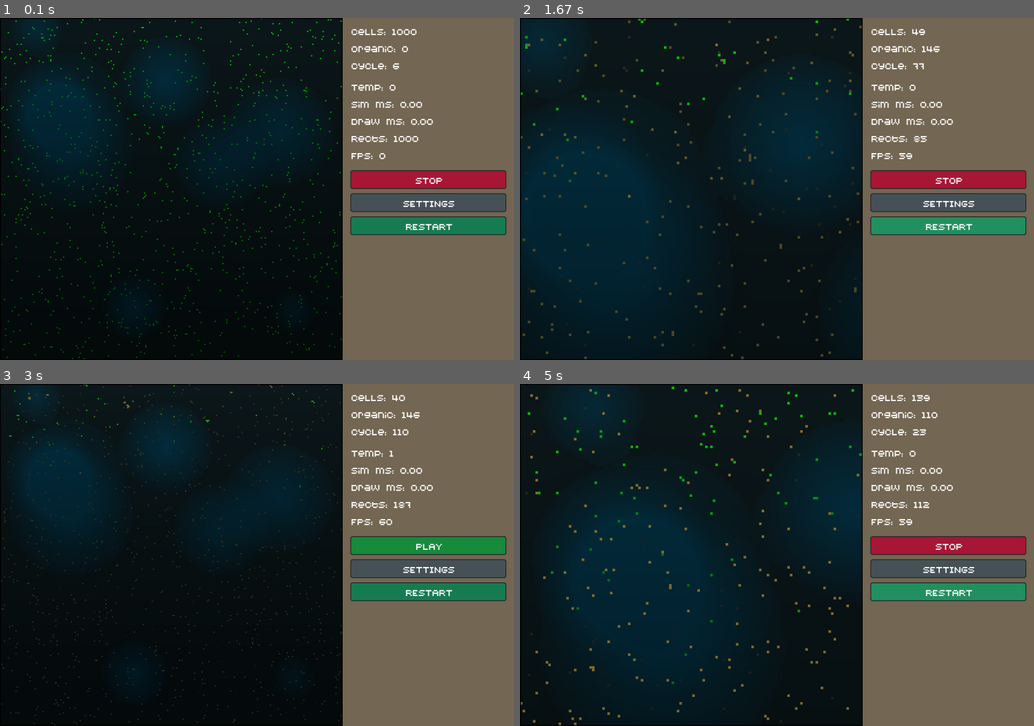
Above: before the commit, frames 1-4 (two rows, left to right).
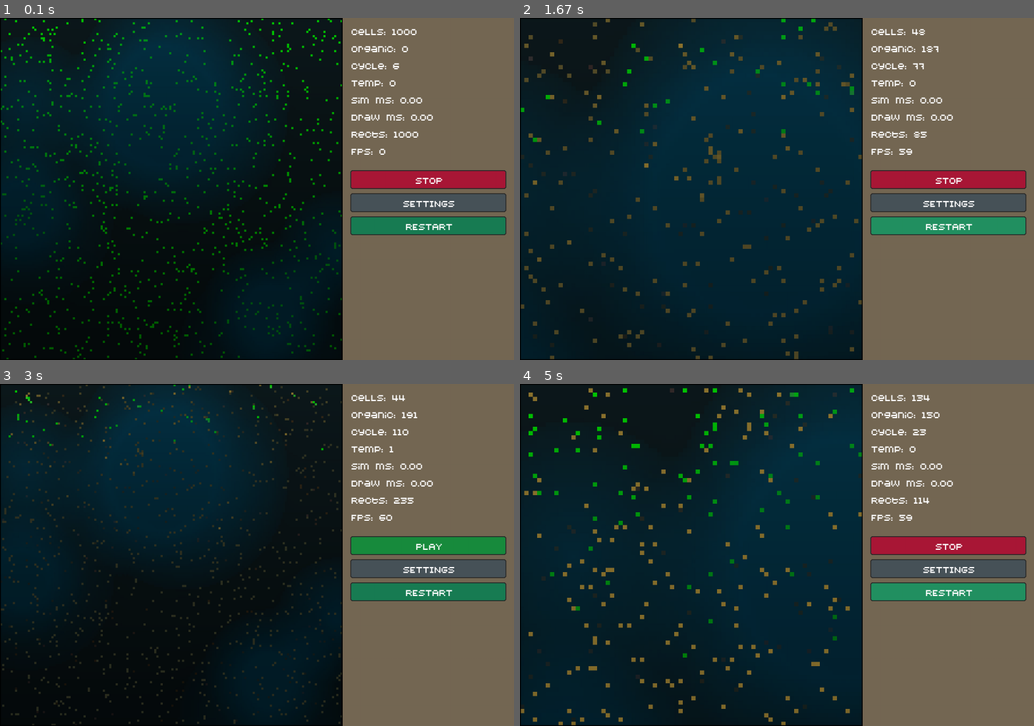
Above: after the commit, the same moments.

Repository: PilotOfAsuka/CellLabPython
Game: pygame game, started from main.py
Same seed, same stepped clock (60 frames per second), same inputs: the game is played once before the commit and once after it.
Inputs:
- Up to frame 1 (0.1 s): no input
- Up to frame 2 (1.67 s): click "RESTART" at 0.38 s; tap Enter at 0.67 s; tap + at 1 s; hold Right from 1.33 s (still down)
- Up to frame 3 (3 s): release Right at 1.8 s; tap - at 1.83 s; click "STOP" at 2.22 s; hold Up 2.5-2.8 s; hold Right from 2.83 s (still down)
- Up to frame 4 (5 s): release Right at 3.3 s; hold Left 3.33-3.87 s; hold Down 3.9-4.2 s; click "PLAY" at 4.28 s; click "RESTART" at 4.62 s; tap = at 4.9 s

The runs differ from the first frame. In frame 1, 9.6% of the frame differs, in the area x 0-85%, y 0-100%; in frame 2, 18%; in frame 3, 8.1%; in frame 4, 14%.

Commit message:
optimise sim

Diff:
--- a/genome.py
+++ b/genome.py
@@ -29,6 +29,8 @@
         self.count_of_cycle = 0
         self.count_of_life = 0
         self.genome_number = genome_number
+        self._render_cache_key = None
+        self._render_mapped_color = None
 
     def move(self):
         """
@@ -71,6 +73,8 @@
         self.count_of_life = 0
         self.max_energy = 1100
         self.genome_len = len(self.genome)
+        self._render_cache_key = None
+        self._render_mapped_color = None
 
     # Функция команды "Сколько у меня еды?"
     def how_many_food(self):
@@ -165,18 +169,18 @@
 
     def apply_environment_effects(self):
         x, y = self.position
-        neighbors = self.count_neighbors()
         signal_index = y * v.GRID_SIZE_W + x
-        signal = environment.signal_map[signal_index] if environment.signal_map else 0
+        neighbors = v.neighbor_grid[signal_index]
+        signal = environment.signal_map[signal_index]
 
         if neighbors > 4:
             self.food -= (neighbors - 4) * 4
         if signal > 45:
             self.ptr = self_get_next_index(self, step=1 + signal % 5)
 
-        if environment.signal_map:
-            new_signal = signal + 18
-            environment.signal_map[signal_index] = 100 if new_signal > 100 else new_signal
+        new_signal = signal + 18
+        environment.signal_map[signal_index] = 100 if new_signal > 100 else new_signal
+        if signal == 0:
             environment.active_signal_indexes.add(signal_index)
 
 
@@ -193,7 +197,18 @@
         if self.food <= 0:
             self.check_death()
             return
-        self.apply_environment_effects()
+        x, y = self.position
+        signal_index = y * v.GRID_SIZE_W + x
+        neighbors = v.neighbor_grid[signal_index]
+        signal = environment.signal_map[signal_index]
+        if neighbors > 4:
+            self.food -= (neighbors - 4) * 4
+        if signal > 45:
+            self.ptr = self_get_next_index(self, step=1 + signal % 5)
+        new_signal = signal + 18
+        environment.signal_map[signal_index] = 100 if new_signal > 100 else new_signal
+        if signal == 0:
+            environment.active_signal_indexes.add(signal_index)
         if self.food <= 0:
             self.check_death()
             return
@@ -206,7 +221,18 @@
                 self.check_death()
                 return
             command = self.genome[self.ptr]  # УТК
-            self.execute_command(command)  # Выполнение команды генома (УТК)
+            if command < 15:
+                self.move()
+            elif command < 25:
+                self.how_many_food()
+            elif command < 40:
+                self.is_this_temp()
+            elif command < 50:
+                self.command_view()
+            elif command < 55:
+                self.how_much_distance_to_sun()
+            else:
+                self.move_ptr_to()
 
     def execute_command(self, command):
         # Хищник тратит энергию на активное движение и может съедать клетки.
@@ -326,7 +352,18 @@
         if self.food <= 0:
             self.check_death()
             return
-        self.apply_environment_effects()
+        x, y = self.position
+        signal_index = y * v.GRID_SIZE_W + x
+        neighbors = v.neighbor_grid[signal_index]
+        signal = environment.signal_map[signal_index]
+        if neighbors > 4:
+            self.food -= (neighbors - 4) * 4
+        if signal > 45:
+            self.ptr = self_get_next_index(self, step=1 + signal % 5)
+        new_signal = signal + 18
+        environment.signal_map[signal_index] = 100 if new_signal > 100 else new_signal
+        if signal == 0:
+            environment.active_signal_indexes.add(signal_index)
         if self.food <= 0:
             self.check_death()
             return
@@ -339,7 +376,18 @@
                 self.check_death()
                 return
             command = self.genome[self.ptr]  # УТК
-            self.execute_command(command)  # Выполнение команды генома (УТК)
+            if command < 15:
+                self.photosynthesis()
+            elif command < 24:
+                self.how_many_food()
+            elif command < 40:
+                self.is_this_temp()
+            elif command < 50:
+                self.command_view()
+            elif command < 55:
+                self.how_much_distance_to_sun()
+            else:
+                self.move_ptr_to()
 
     def execute_command(self, command):
         # Обычная клетка в основном фотосинтезирует и реагирует на условия мира.
@@ -366,7 +414,7 @@
         base_food = v.photosynthesis_by_y[y]
         humidity = get_cached_humidity(x, y)
         light = get_cached_light_by_humidity(y, humidity)
-        neighbors = self.count_neighbors()
+        neighbors = v.neighbor_grid[y * v.GRID_SIZE_W + x]
         pressure_penalty = max(0, neighbors - 3) * 8
         self.food += int(base_food * (0.35 + light / 90) + humidity / 4 - pressure_penalty)
         # Ограничиваем максимальное количество энергии
--- a/misc/vars.py
+++ b/misc/vars.py
@@ -5,7 +5,7 @@
 FPS = 60
 
 # Мир состоит из клеточек. CELL_SIZE читается при старте и задает размер сетки.
-CELL_SIZE = 3  # Размер клетки изменяя этот параметр меняется масштаб
+CELL_SIZE = 5  # Размер клетки изменяя этот параметр меняется масштаб
 GRID_SIZE_W = (width - gui_offset) // CELL_SIZE  # Задаем ширину сетки мира (-200 Это отступ для интерфейса)
 GRID_SIZE_H = height // CELL_SIZE  # Задаем высоту сетки мира
 START_NUM_OF_CELL = 1000  # Стартовое число клеток при создании мира
@@ -43,6 +43,8 @@
 bot_grid = bytearray(GRID_SIZE_W * GRID_SIZE_H)
 neighbor_grid = bytearray(GRID_SIZE_W * GRID_SIZE_H)
 active_objects = []
+active_bots = []
+active_food = []
 photosynthesis_by_y = []
 light_height_by_y = []
 current_daylight = 0.65
@@ -55,6 +57,10 @@
 
 def register_object(obj):
     active_objects.append(obj)
+    if obj.__class__.__name__ == "Food":
+        active_food.append(obj)
+    else:
+        active_bots.append(obj)
 
 
 def grid_index(x, y):
@@ -116,6 +122,8 @@
     bot_grid[:] = bytearray(max_cells)
     neighbor_grid[:] = bytearray(max_cells)
     active_objects.clear()
+    active_bots.clear()
+    active_food.clear()
 
     global_vars["cell_size_setting"] = CELL_SIZE
     global_vars["genome_size_setting"] = gen_size
--- a/pygame_init_graphic/gui.py
+++ b/pygame_init_graphic/gui.py
@@ -235,11 +235,11 @@
     draw_panel_row("Cells", get_global_var("count_of_cells"), 12)
     draw_panel_row("Organic", get_global_var("count_of_food"), 52)
     draw_panel_row("Cycle", get_global_var("count_of_cycle"), 92)
-    draw_panel_row("Temp", get_global_var("temp"), 142)
-    draw_panel_row("Sim ms", format_ms(get_global_var("simulation_ms")), 182)
-    draw_panel_row("Draw ms", format_ms(get_global_var("draw_ms")), 222)
-    draw_panel_row("Rects", get_global_var("drawn_objects"), 262)
-    draw_panel_row("FPS", int(clock.get_fps()), 302)
+    draw_panel_row("Temp", get_global_var("temp"), 132)
+    draw_panel_row("Sim ms", format_ms(get_global_var("simulation_ms")), 172)
+    draw_panel_row("Draw ms", format_ms(get_global_var("draw_ms")), 212)
+    draw_panel_row("Rects", get_global_var("drawn_objects"), 252)
+    draw_panel_row("FPS", int(clock.get_fps()), 292)
 
     start_stop_button.draw()
     settings_button.draw()
--- a/pygame_init_graphic/renderer.py
+++ b/pygame_init_graphic/renderer.py
@@ -85,7 +85,7 @@
 def get_object_mapped_color(obj, x, y):
     cache_key = (obj.color, x, y, environment.environment_version)
 
-    if getattr(obj, "_render_cache_key", None) != cache_key:
+    if obj._render_cache_key != cache_key:
         obj._render_cache_key = cache_key
         obj._render_mapped_color = map_color(get_render_cell_color(obj.color, x, y))
 
@@ -231,9 +231,28 @@
     pixels = pg.PixelArray(surface)
 
     try:
-        if cell_size == 1:
+        if cell_size == 1 and x_offset == 0 and y_offset == 0:
+            # Самый частый тяжелый режим: весь мир 1:1 на экране.
+            # Здесь active_objects уже очищен симуляцией, поэтому можно не проверять каждую точку через world_grid.
+            grid = v.world_grid
+            grid_w = v.GRID_SIZE_W
+            for signal_index in environment.active_signal_indexes:
+                x = signal_index % grid_w
+                y = signal_index // grid_w
+                if grid[y][x] is not None:
+                    continue
+                mapped_color = get_signal_mapped_color(x, y)
+                if mapped_color is not None:
+                    pixels[x, y] = mapped_color
+
+            for obj in v.active_objects:
+                x, y = obj.position
+                pixels[x, y] = get_object_mapped_color(obj, x, y)
+                drawn_objects += 1
+
+        elif cell_size == 1:
             # Для размера 1x1 прямое присваивание пикселя быстрее, чем срез PixelArray.
-            for signal_index in tuple(environment.active_signal_indexes):
+            for signal_index in environment.active_signal_indexes:
                 x, y = environment.get_xy(signal_index)
                 if not (start_x <= x < end_x and start_y <= y < end_y):
                     continue
@@ -267,7 +286,7 @@
                 drawn_objects += 1
 
         else:
-            for signal_index in tuple(environment.active_signal_indexes):
+            for signal_index in environment.active_signal_indexes:
                 x, y = environment.get_xy(signal_index)
                 if not (start_x <= x < end_x and start_y <= y < end_y):
                     continue
--- a/simulation.py
+++ b/simulation.py
@@ -18,14 +18,19 @@
     v.current_daylight = environment.get_daylight(current_cycle)
     count_of_cells = 0
     count_of_food = 0
-    cycle_objects = v.active_objects
+    cycle_bots = v.active_bots
+    cycle_food = v.active_food
     v.active_objects = []
+    v.active_bots = []
+    v.active_food = []
     active_append = v.active_objects.append
+    bot_append = v.active_bots.append
+    food_append = v.active_food.append
     world_grid = v.world_grid
     grid_w = v.GRID_SIZE_W
     grid_h = v.GRID_SIZE_H
 
-    for obj in cycle_objects:
+    for obj in cycle_bots:
         x, y = obj.position
         if not (0 <= x < grid_w and 0 <= y < grid_h):
             continue
@@ -33,24 +38,38 @@
             continue
         if obj.count_of_cycle != current_cycle:
             active_append(obj)
+            bot_append(obj)
             continue
 
-        if obj.__class__ is Food:
-            if obj.count_of_life >= 10000:
-                world_grid[y][x] = None
-                continue
-        else:
-            obj.execute_genome()
+        obj.execute_genome()
 
         obj_x, obj_y = obj.position
         if world_grid[obj_y][obj_x] is obj:
             obj.count_of_life += 1  # Увеличиваем счетчик прожитых циклов
             obj.count_of_cycle = current_cycle + 1
             active_append(obj)
-            if obj.__class__ is Food:
-                count_of_food += 1
-            else:
-                count_of_cells += 1
+            bot_append(obj)
+            count_of_cells += 1
+
+    for obj in cycle_food:
+        x, y = obj.position
+        if not (0 <= x < grid_w and 0 <= y < grid_h):
+            continue
+        if world_grid[y][x] is not obj:
+            continue
+        if obj.count_of_cycle != current_cycle:
+            active_append(obj)
+            food_append(obj)
+            continue
+        if obj.count_of_life >= 10000:
+            world_grid[y][x] = None
+            continue
+
+        obj.count_of_life += 1
+        obj.count_of_cycle = current_cycle + 1
+        active_append(obj)
+        food_append(obj)
+        count_of_food += 1
 
     v.global_vars["count_of_cells"] = count_of_cells
     v.global_vars["count_of_food"] = count_of_food
--- a/tests/test_simulation.py
+++ b/tests/test_simulation.py
@@ -12,6 +12,8 @@
         for x in range(v.GRID_SIZE_W):
             v.world_grid[y][x] = None
     v.active_objects.clear()
+    v.active_bots.clear()
+    v.active_food.clear()
     v.bot_grid[:] = bytearray(v.GRID_SIZE_W * v.GRID_SIZE_H)
     v.neighbor_grid[:] = bytearray(v.GRID_SIZE_W * v.GRID_SIZE_H)
     environment.humidity_map = bytearray(v.GRID_SIZE_W * v.GRID_SIZE_H)
